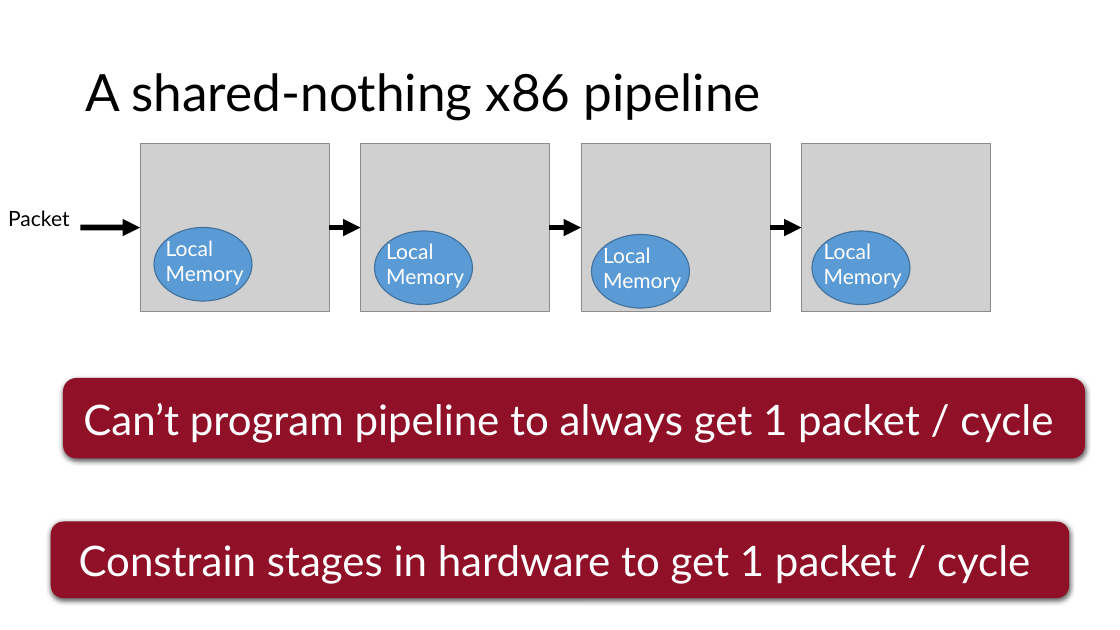
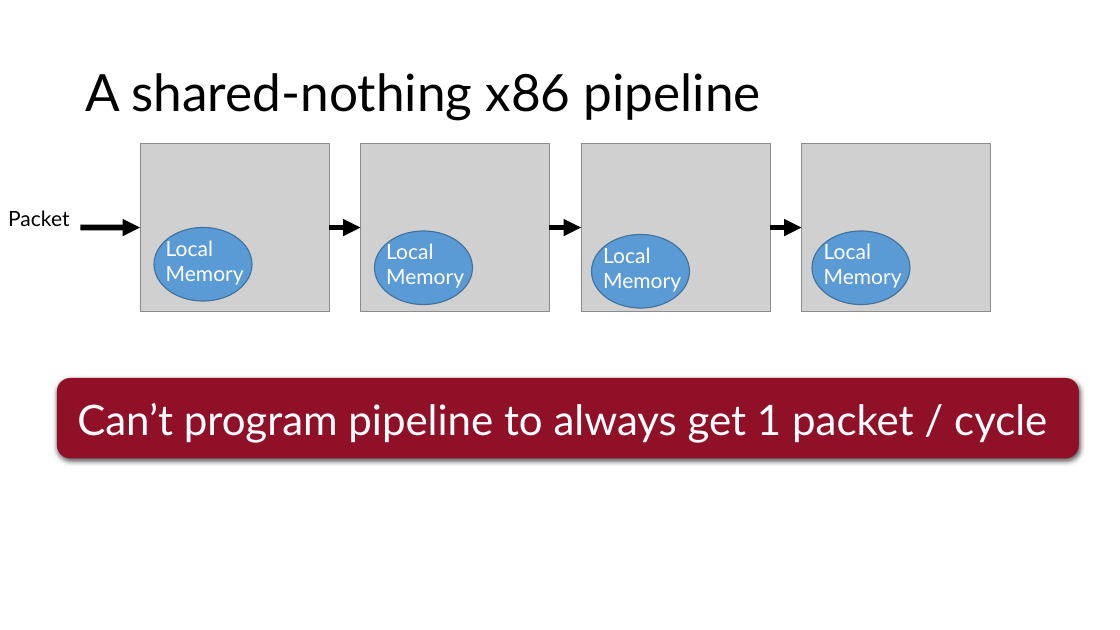
Before and after one commit to anirudhSK/pifo-domino-marple-ppts, a slide deck: slide 30 of combined_domino_pifo.pptx. Drawn at 1120x630 pixels with LibreOffice and Linux fonts; fonts in the diff are those of the drawing; grey boxes stand for pictures. Boxes give left, top, right and bottom in pixels: in the first picture for what was removed or moved away, otherwise in the second. Text is boxed around its words. In the diff, an @@ line names an element or a change of style, - is before the commit and + after.

```diff
--- a/combined_domino_pifo.pptx
+++ b/combined_domino_pifo.pptx
@@ rounded rectangle "Can’t program pipeline to always ...": place and size @@
-rounded rectangle "Can’t program pipeline to always ..." at box(63, 378, 1086, 459)
+rounded rectangle "Can’t program pipeline to always ..." at box(57, 378, 1080, 459)
@@ rounded rectangle removed at box(50, 522, 1069, 598) @@
-Constrain stages in hardware to get 1 packet / cycle
```
Also in this commit, not shown: 3 other slides changed.
